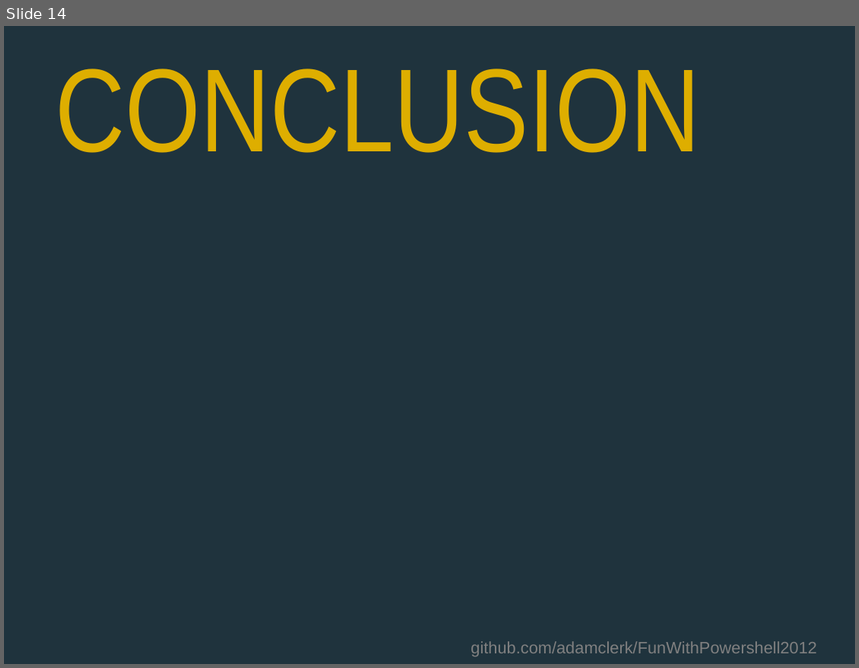
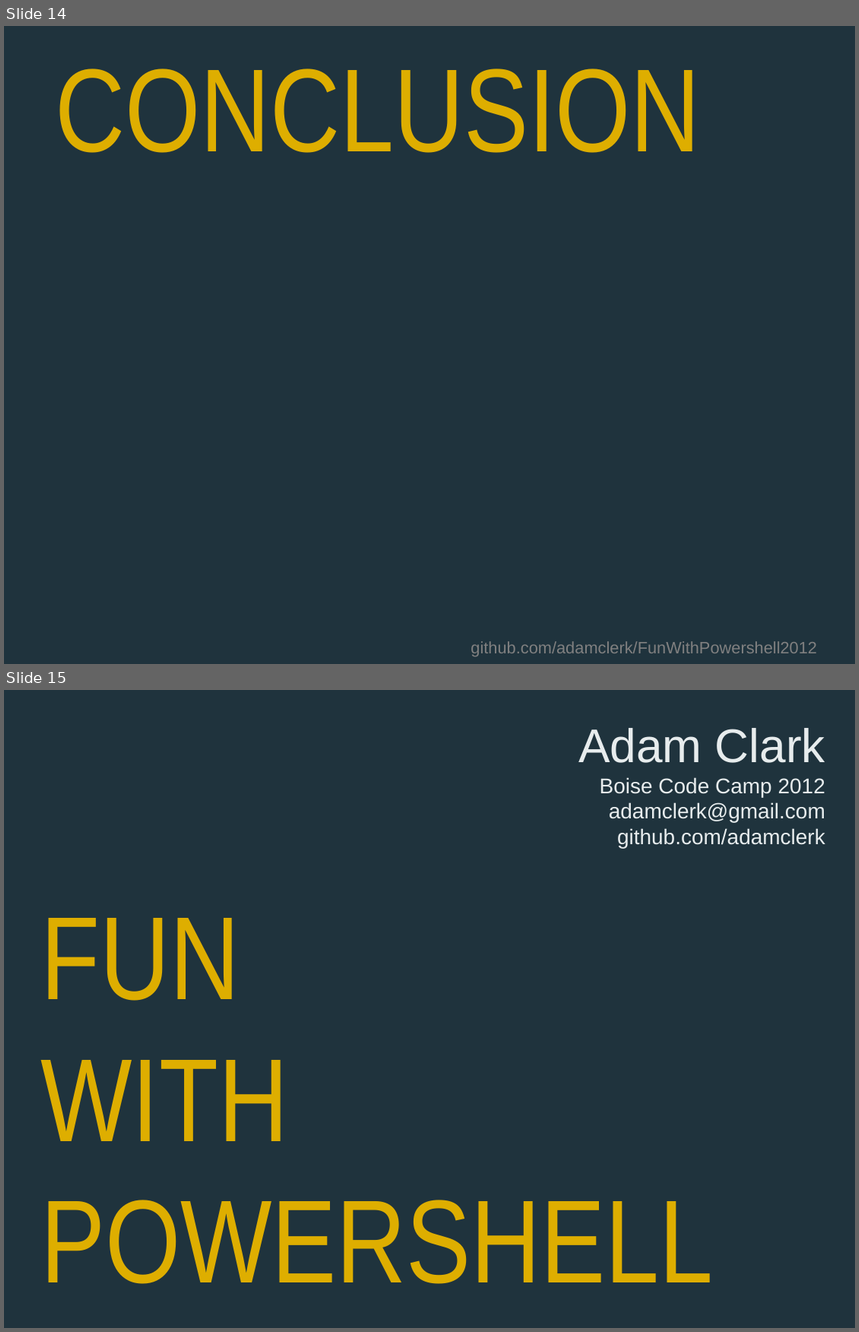
Before and after one commit to adamclerk/FunWithPowershell2012, a slide deck: 2012_CodeCamp_PowerShell.pptx. Shown one above the other, each under a label of ours: slide 14 before the commit, slides 14 and 15 after it. The pictures are 859x668 and 859x1332 pixels, drawn with LibreOffice and Linux fonts; fonts in the diff are those of the drawing. Boxes give left, top, right and bottom in pixels: in the first picture for what was removed or moved away, otherwise in the second. Text is boxed around its words. In the diff, an @@ line names an element or a change of style, - is before the commit and + after.

```diff
--- a/2012_CodeCamp_PowerShell.pptx
+++ b/2012_CodeCamp_PowerShell.pptx
@@ slide 15 added at bbox=[4, 690, 855, 1328], background #1F333D @@
@@ text added at bbox=[579, 728, 826, 848], 18 pt, text #E7ECED @@
+Adam Clark
+Boise Code Camp 2012
+adamclerk@gmail.com
+github.com/adamclerk
@@ title added at bbox=[41, 918, 714, 1284], 100 pt, text #DEAE00 @@
+FUN
+WITH
+POWERSHELL
```
Also in this commit, not shown: 8 slides changed, 1 slide removed, 13 other files.
